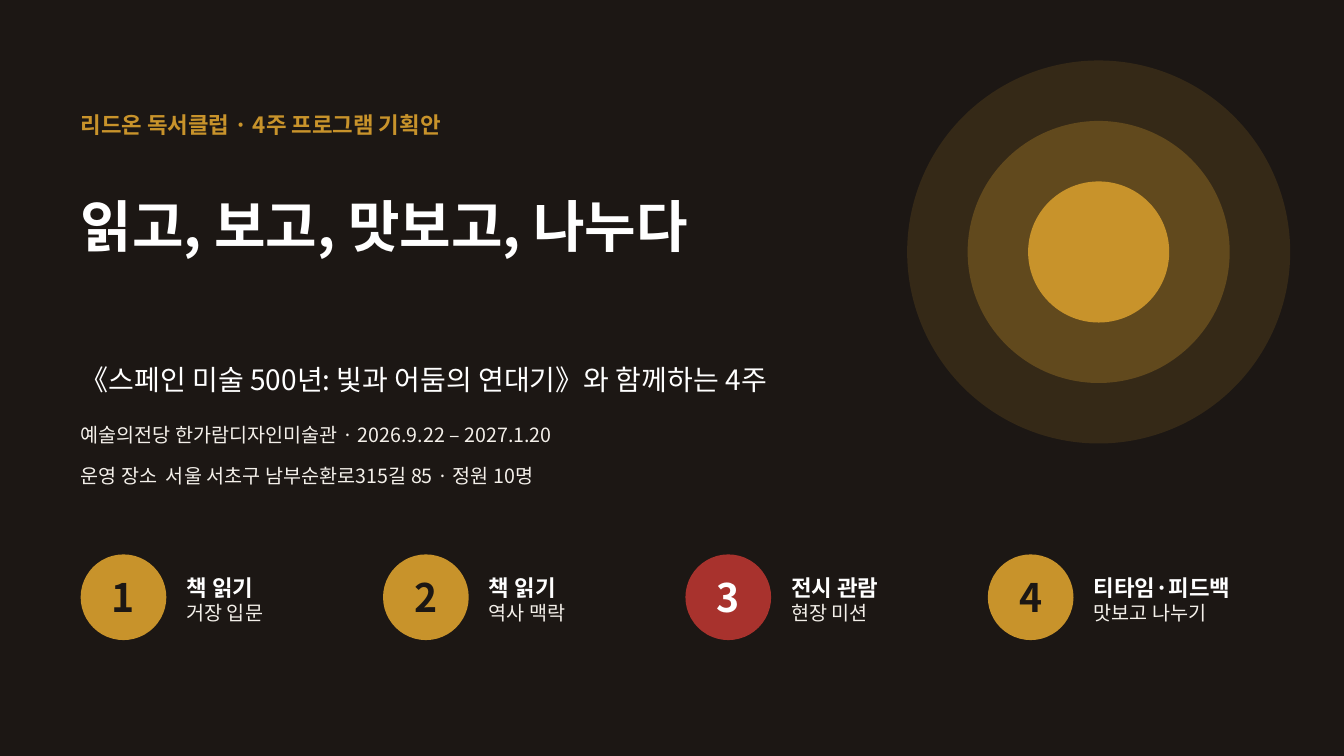
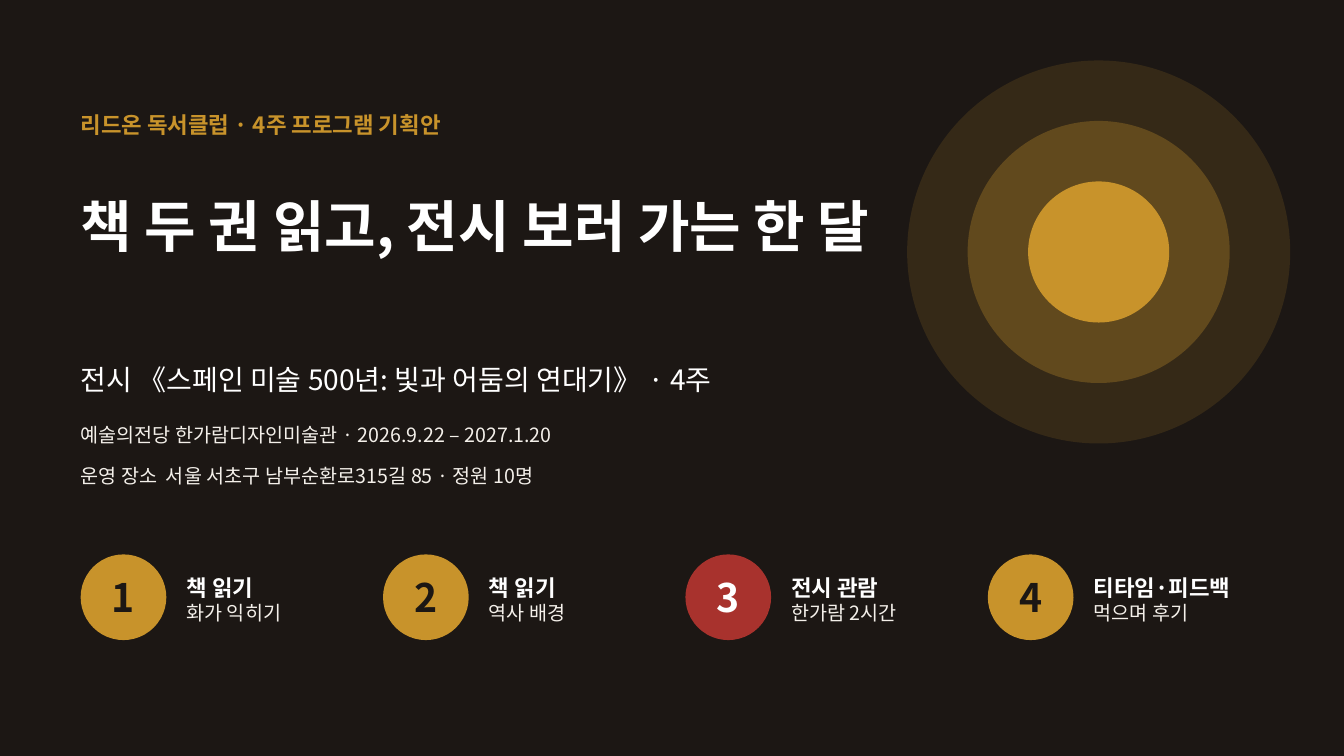
Before and after one commit to hyunjuwork-7923/-, a slide deck: slide 1 of deck/readon_spain_art_club.pptx. Drawn at 1344x756 pixels with LibreOffice and Linux fonts; fonts in the diff are those of the drawing. Boxes give left, top, right and bottom in pixels: in the first picture for what was removed or moved away, otherwise in the second. Text is boxed around its words. In the diff, an @@ line names an element or a change of style, - is before the commit and + after.

```diff
--- a/deck/readon_spain_art_club.pptx
+++ b/deck/readon_spain_art_club.pptx
@@ title at <box>81,200,870,259</box>: text changed @@
-읽고, 보고, 맛보고, 나누다
+책 두 권 읽고, 전시 보러 가는 한 달
@@ text at <box>81,366,711,393</box>: text changed @@
-《스페인 미술 500년: 빛과 어둠의 연대기》와 함께하는 4주
+전시 《스페인 미술 500년: 빛과 어둠의 연대기》 · 4주
@@ text at <box>186,603,281,622</box>: text changed @@
-거장 입문
+화가 익히기
@@ text at <box>489,603,565,622</box>: text changed @@
-역사 맥락
+역사 배경
@@ text at <box>791,603,897,622</box>: text changed @@
-현장 미션
+한가람 2시간
@@ text at <box>1094,603,1188,622</box>: text changed @@
-맛보고 나누기
+먹으며 후기
```
Also in this commit, not shown: 4 other slides changed, 2 other files.
